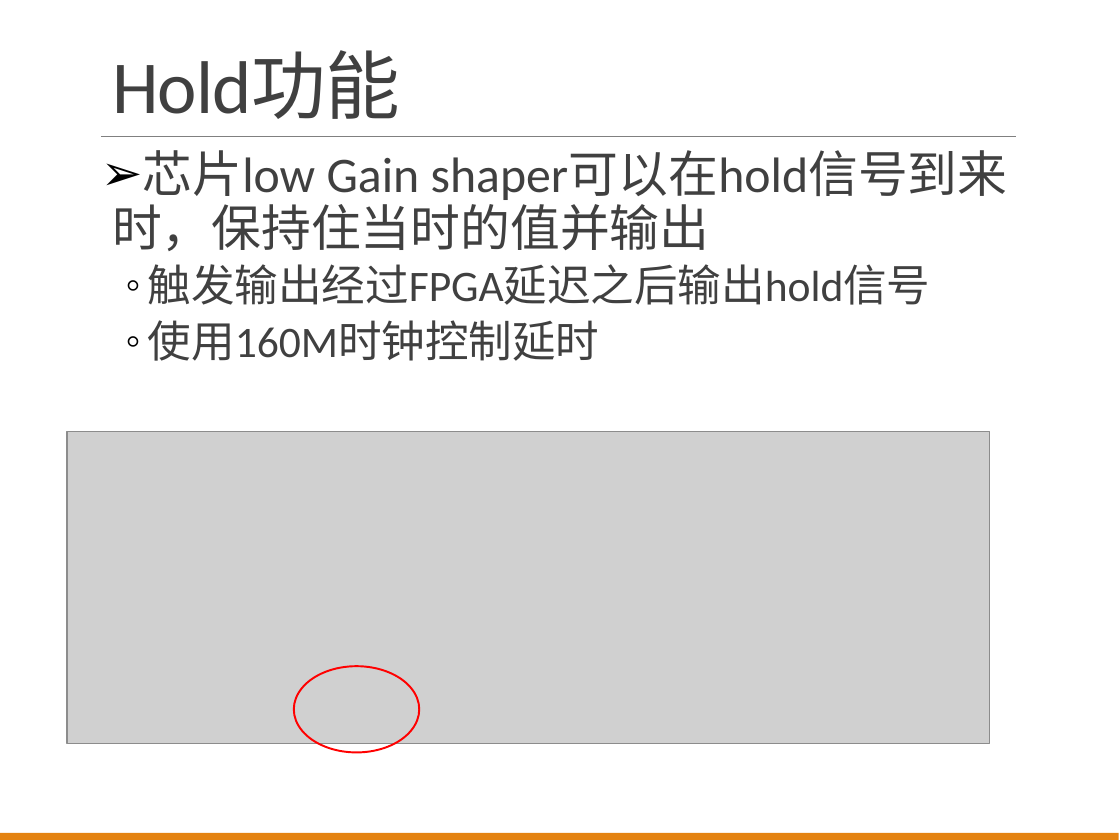
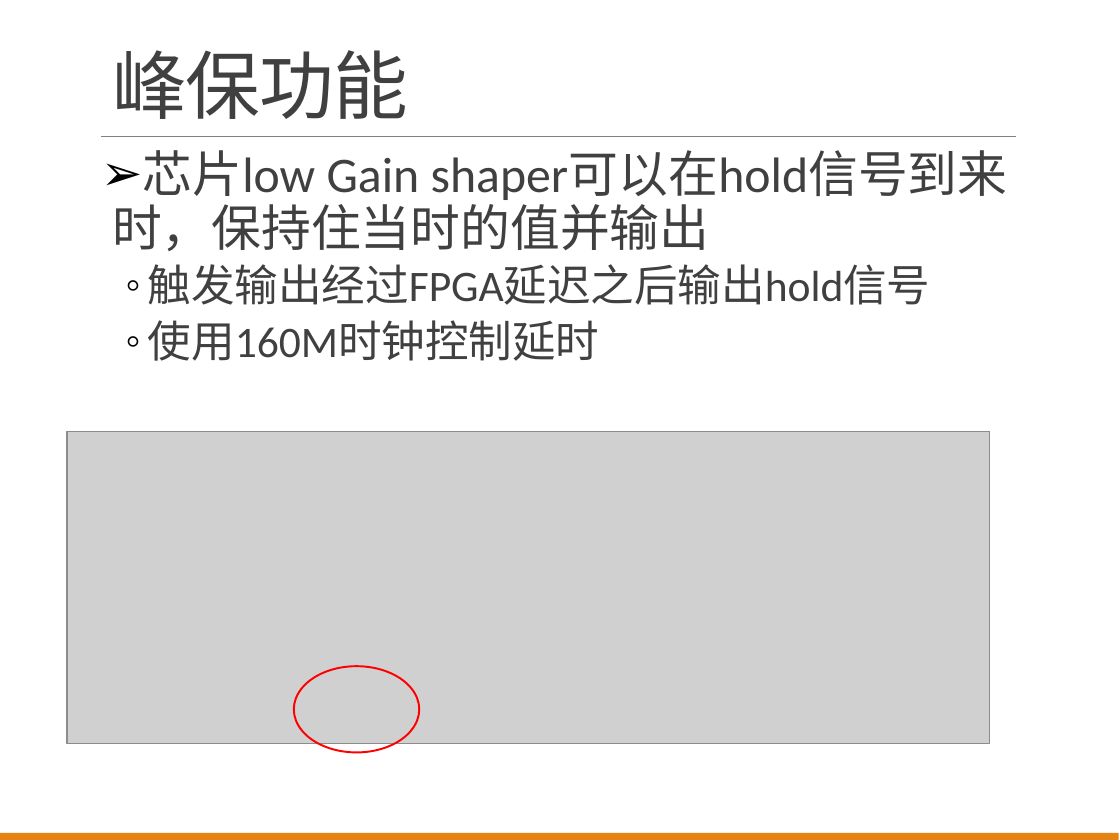
Before and after one commit to wyu0725/SDHCAL_DAQ, a slide deck: slide 3 of Slides/SDHCAL_Report_20170621.pptx. Drawn at 1120x840 pixels with LibreOffice and Linux fonts; fonts in the diff are those of the drawing; grey boxes stand for pictures. Boxes give left, top, right and bottom in pixels: in the first picture for what was removed or moved away, otherwise in the second. Text is boxed around its words. In the diff, an @@ line names an element or a change of style, - is before the commit and + after.

```diff
--- a/Slides/SDHCAL_Report_20170621.pptx
+++ b/Slides/SDHCAL_Report_20170621.pptx
@@ title at bbox=[112, 50, 408, 119]: text changed @@
-Hold功能
+峰保功能
```
Also in this commit, not shown: 6 other slides changed, 1 slide added.
